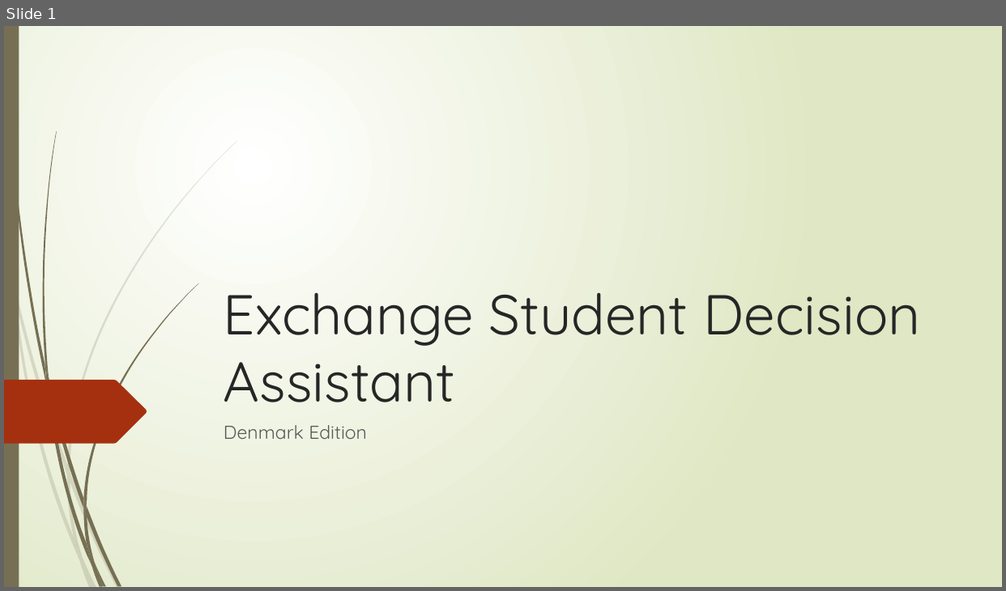
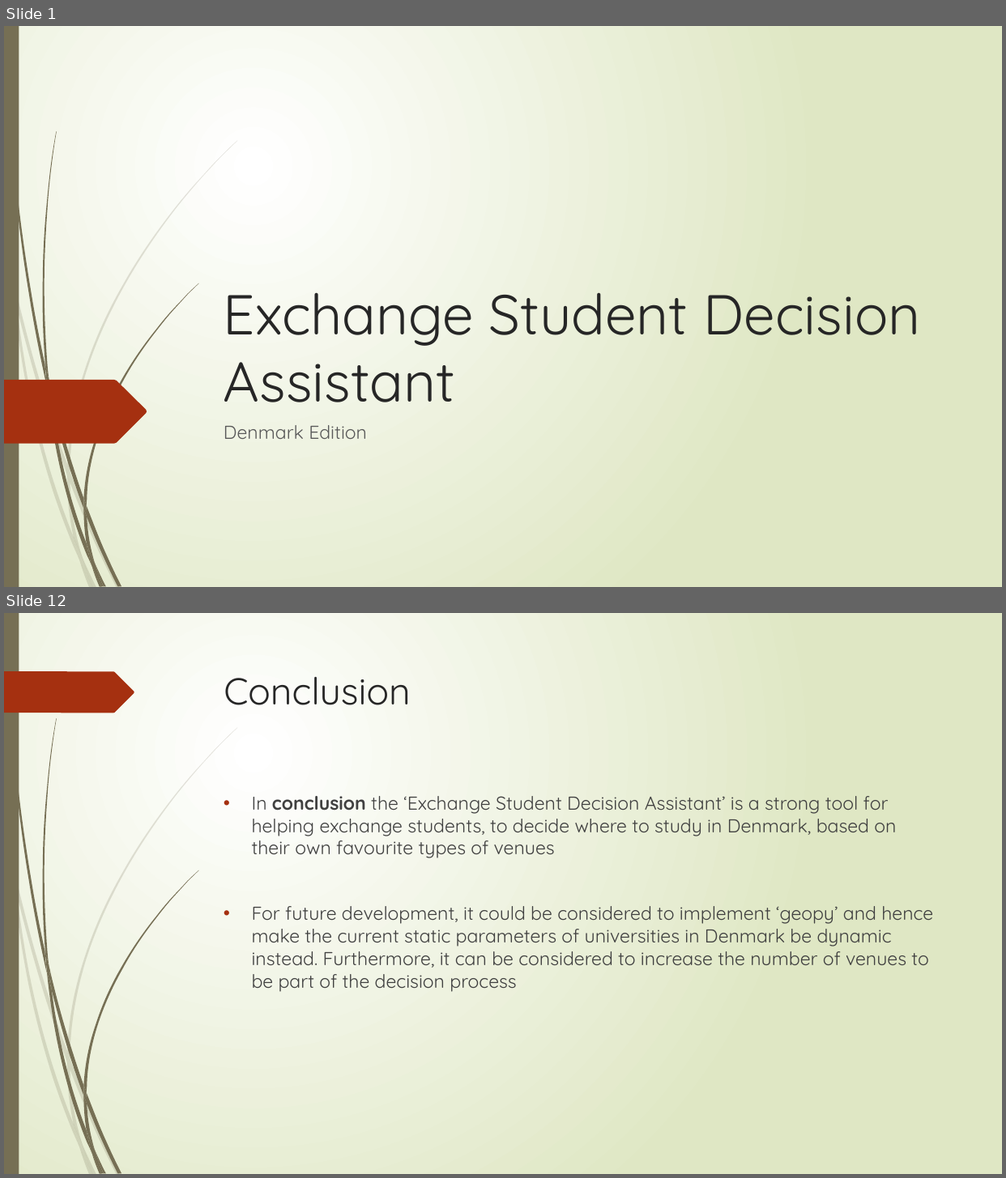
Before and after one commit to VintageVinyl/Coursera_Capstone, a slide deck: Exchange Student Decision Assistant.pptx. Shown one above the other, each under a label of ours: slide 1 before the commit, slides 1 and 12 after it; the slides between them are not shown. The pictures are 1006x591 and 1006x1178 pixels, drawn with LibreOffice and Linux fonts; fonts in the diff are those of the drawing. Boxes give left, top, right and bottom in pixels: in the first picture for what was removed or moved away, otherwise in the second. Text is boxed around its words. In the diff, an @@ line names an element or a change of style, - is before the commit and + after.

```diff
--- a/Exchange Student Decision Assistant.pptx
+++ b/Exchange Student Decision Assistant.pptx
@@ slide 12 added at (4,613,1002,1174), background gradient #FFFFFF to #DFE8C4; not listed: 23 template elements that a slide beside it also shows @@
@@ freeform shape added at (4,671,134,713), fill #A53010 @@
@@ title added at (224,677,410,705), 36 pt, text #262626 @@
+Conclusion
@@ text added at (252,796,933,992), 18 pt, text #404040 @@
+• In conclusion the ‘Exchange Student Decision Assistant’ is a strong tool for helping exchange students, to decide where to study in Denmark, based on their own favourite types of venues
+• For future development, it could be considered to implement ‘geopy’ and hence make the current static parameters of universities in Denmark be dynamic instead. Furthermore, it can be considered to increase the number of venues to be part of the decision process
```
Also in this commit, not shown: 10 other slides added, 5 slides removed.
